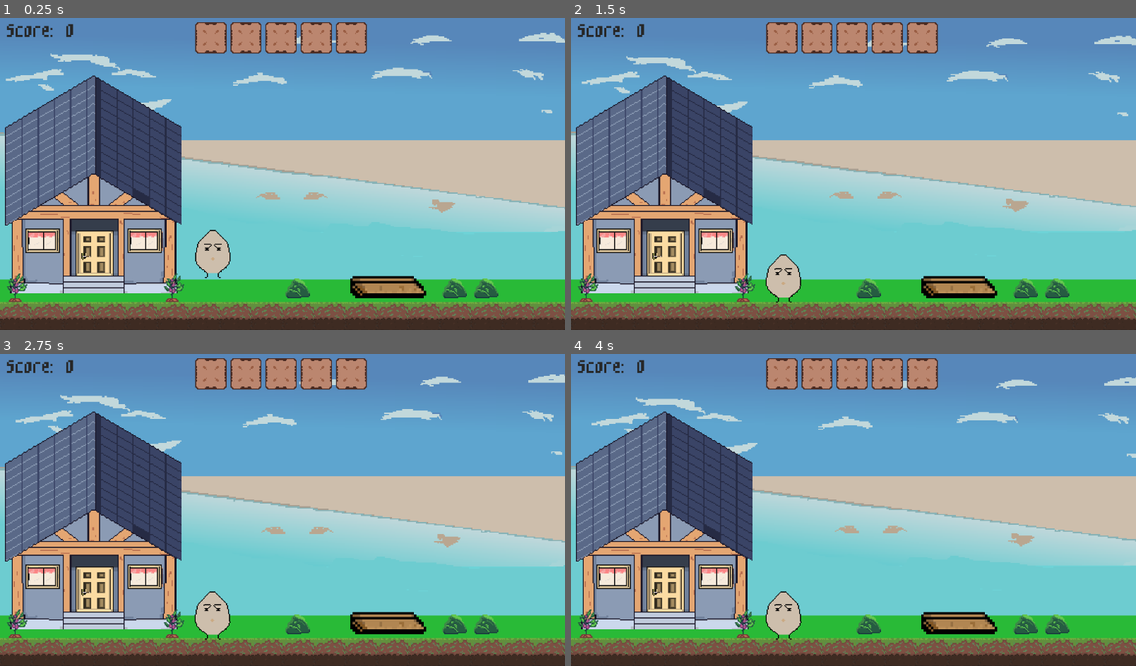
Above: before the commit, frames 1-4 (two rows, left to right).
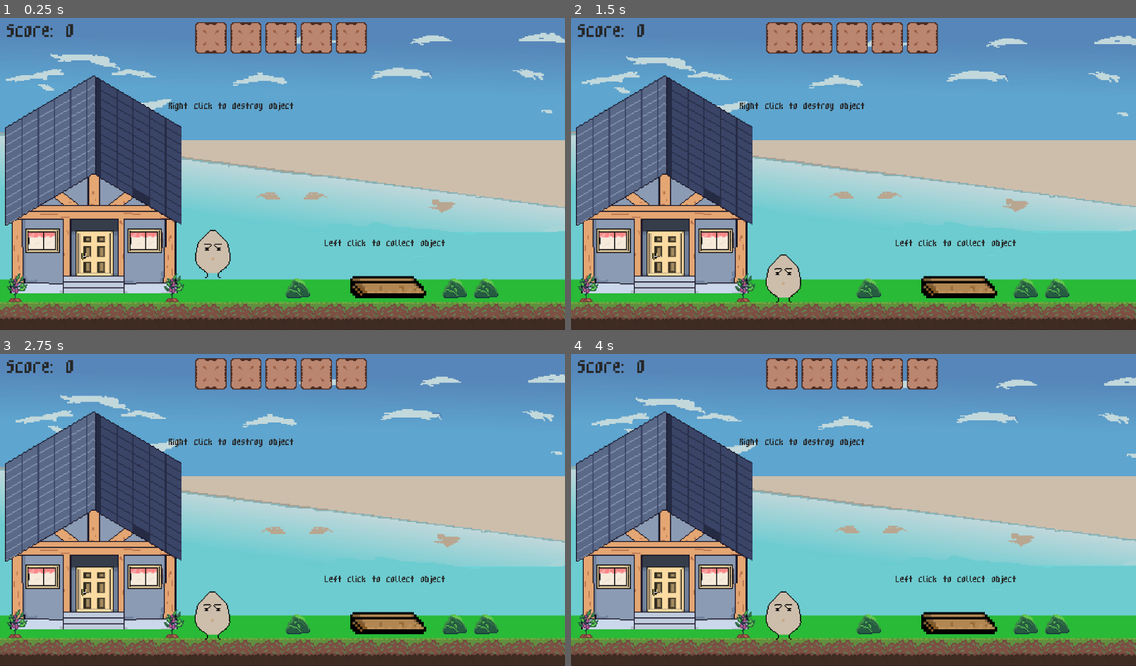
Above: after the commit, the same moments.

Repository: dawn1810/gmtk-2023
Game: Godot game, scene res://screen/level_1.tscn
Two runs of this game, one before a commit and one after it. Both use one fixed random seed, a clock stepped at 60 frames per second and the inputs below. This scene is started directly instead of the project's main scene.
Inputs (mouse positions are in pixels of both pictures, inside the frame that each line leads up to):
- Up to frame 1 (0.25 s): no input
- Up to frame 2 (1.5 s): click (780, 36) at 0.52 s; click (780, 36) at 1.27 s
- Up to frame 3 (2.75 s): click (209, 372) at 2.02 s
- Up to frame 4 (4 s): tap Enter at 2.75, 3.5 s; drag from (661, 547) to (960, 622) at 2.77 s; drag from (960, 622) to (661, 547) at 3.52 s

The runs differ from the first frame. In frame 1, 0.4% of the frame differs, in the area x 29-79%, y 27-74%; in frame 2, 0.4%; in frame 3, 0.4%; in frame 4, 0.4%.

Commit message:
add tutorial

Diff:
--- a/screen/level_1.tscn
+++ b/screen/level_1.tscn
@@ -183,6 +183,7 @@
 position = Vector2(200, 10)
 
 [node name="GameOver" parent="." instance=ExtResource("5_s1uc8")]
+visible = false
 
 [node name="Camera" parent="." instance=ExtResource("4_1fli5")]
 position = Vector2(576, 324)
@@ -379,7 +380,7 @@
 shape = SubResource("CircleShape2D_wg726")
 
 [node name="rock4" parent="." instance=ExtResource("9_4t2n5")]
-position = Vector2(2991, 544)
+position = Vector2(3109, 377)
 collision_mask = 15
 mass = 10.0
 
@@ -513,9 +514,34 @@
 bus = &"SFX"
 
 [node name="PopCat" parent="." instance=ExtResource("22_p2js0")]
-position = Vector2(12091, 463)
+position = Vector2(12106, 65)
 scale = Vector2(-1, 1)
 speed = 0
+
+[node name="Label2" type="Label" parent="."]
+offset_left = 344.0
+offset_top = 173.0
+offset_right = 601.0
+offset_bottom = 205.0
+theme = ExtResource("3_bbn3i")
+text = "Right click to destroy object"
+
+[node name="Label3" type="Label" parent="."]
+offset_left = 662.0
+offset_top = 453.0
+offset_right = 919.0
+offset_bottom = 485.0
+theme = ExtResource("3_bbn3i")
+text = "Left click to collect object"
+
+[node name="Label4" type="Label" parent="."]
+offset_left = 1252.0
+offset_top = 473.0
+offset_right = 1509.0
+offset_bottom = 505.0
+theme = ExtResource("3_bbn3i")
+text = "Drag item here to use it"
+horizontal_alignment = 1
 
 [connection signal="explore" from="Hourse/DestroyItem" to="." method="_on_destroy_item_explore"]
 [connection signal="dead_signal" from="Actor" to="." method="_on_actor_dead_signal"]
